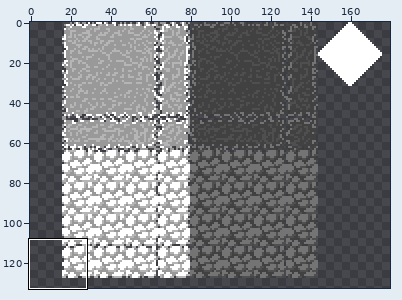
Sprite sheet -- Resources/Tilemaps/Default.png. Above: a wide view before the commit, with the close-up outlined.
Close-up. The starting point:
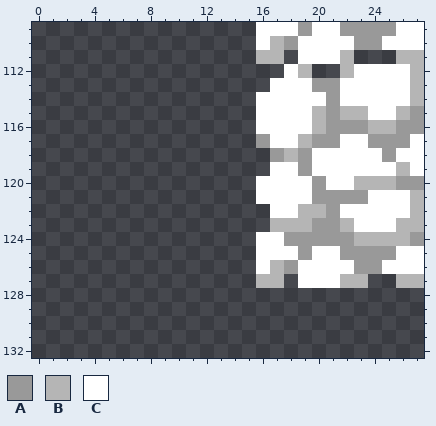
The file is 256x256 pixels. Shown: x 0..27, y 109..132. The wide view leaves out empty margins.
Palette (. is transparent): A #999999  B #b5b5b5  C #ffffff
Pixels before, first column x 16:
109 CCCACCAAAACC
110 CBACCCCAACCC
111 BB.CCCB...BB
112 ..CB..BCCCCB
113 .CCCAACCCCCB
114 CCCCCACCCCCB
115 CCCCBABBCCBA
116 CCCCBAAABBAA
117 ACCBAACCAAAC
118 .ABACCCCCACC
119 .CCACCCCCCBC
120 CCCCACCBBBAA
121 CCCCAAAACCCB
122 .CCBBACCCCCB
123 .BBBAABCCCBB
124 CCAAAAABBBBA
125 CCCACCAAAACC
126 CBACCCCAACCC
127 BB.CCCBB..BB
The result:
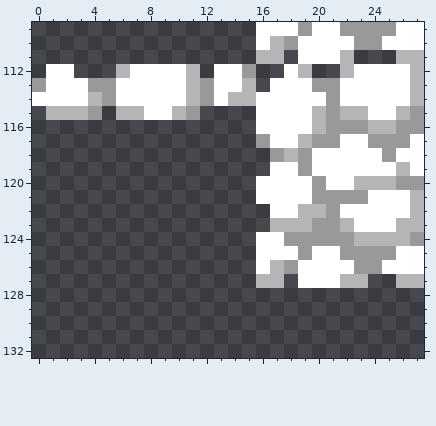
What changed:
y 112: x 1..2 .. -> CC; x 6..11 ...... -> BCCCCB; x 13..15 ... -> CCA
y 113: x 0..15 ................ -> ACCCAACCCCCBACCB
y 114: x 0..15 ................ -> CCCCBACCCCCBACBB
y 115: x 1..4 .... -> BBBA; x 6..11 ...... -> BBCCBA
Boxes around the changes in both close-ups, in picture pixels (x1, y1, x2, y2):
added: (32, 64, 256, 120)
